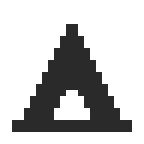
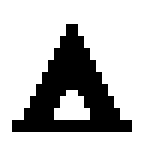
Layered file, before and after one edit (144px x 144px). Changes by layer:
painted on "Layer 1" over bbox(12, 24, 132, 132)
